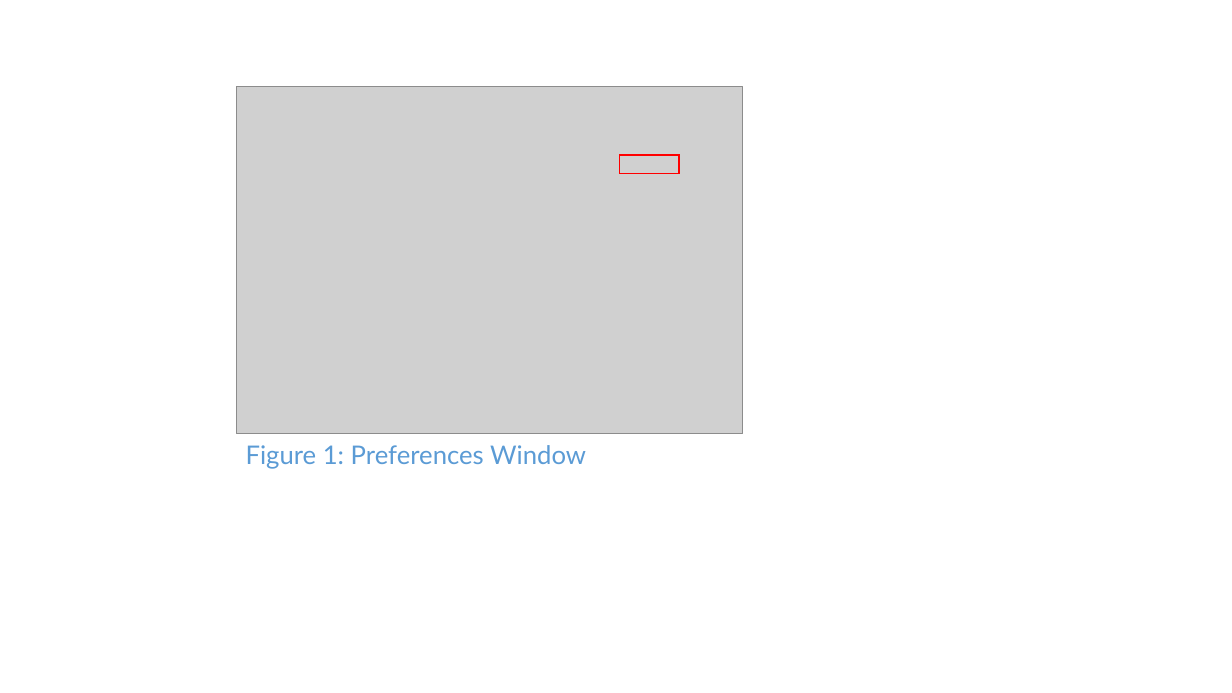
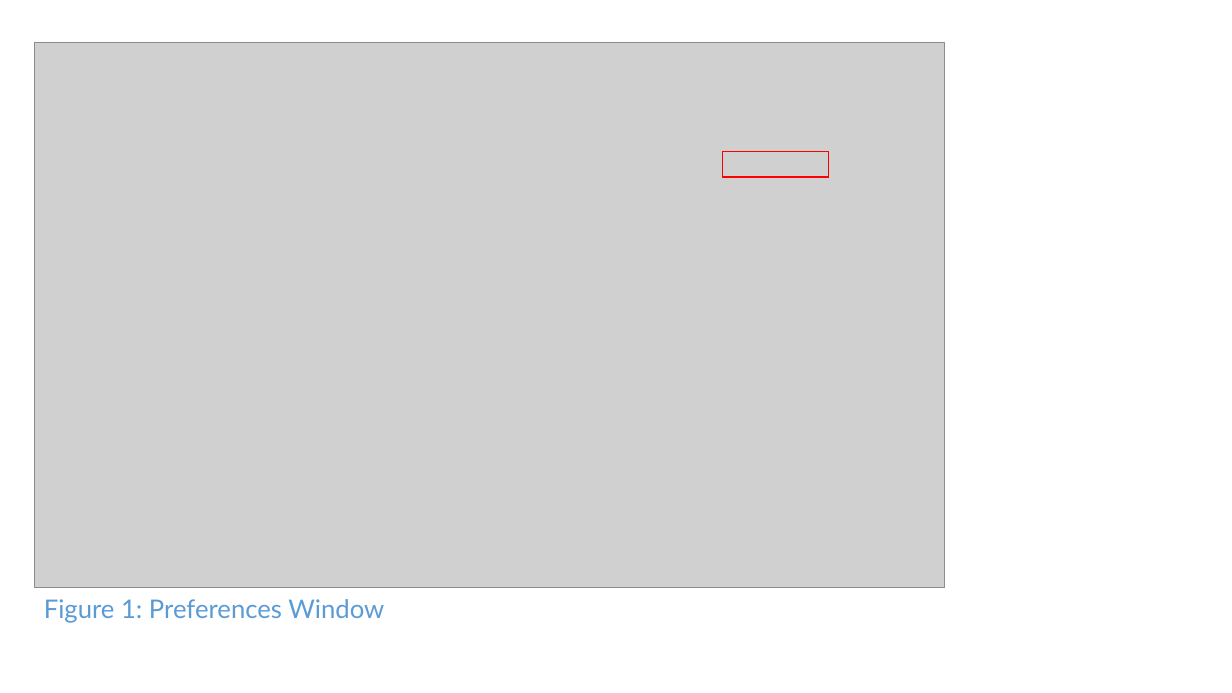
Before and after one commit to CS2103AUG2016-W11-C1/main, a slide deck: slide 1 of doc/DeveloperGuide.pptx. Drawn at 1232x693 pixels with LibreOffice and Linux fonts; fonts in the diff are those of the drawing; grey boxes stand for pictures. Boxes give left, top, right and bottom in pixels: in the first picture for what was removed or moved away, otherwise in the second. Text is boxed around its words. In the diff, an @@ line names an element or a change of style, - is before the commit and + after.

```diff
--- a/doc/DeveloperGuide.pptx
+++ b/doc/DeveloperGuide.pptx
@@ picture: place and size @@
-picture at box(237, 87, 743, 434)
+picture at box(35, 43, 945, 589)
@@ rectangle: place and size @@
-rectangle at box(620, 155, 679, 174)
+rectangle at box(723, 152, 829, 177)
@@ text "Figure 1: Preferences Window": place and size @@
-text "Figure 1: Preferences Window" at box(246, 445, 586, 469)
+text "Figure 1: Preferences Window" at box(44, 599, 384, 623)
```
Also in this commit, not shown: 2 other slides changed, 2 slides added, 16 other files.
